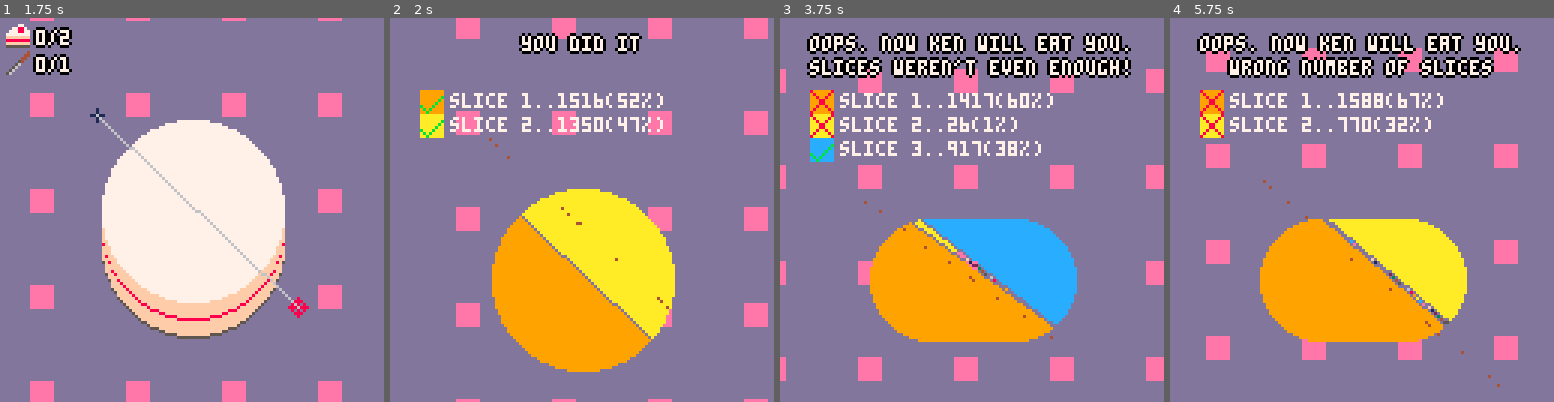
Above: before the commit, frames 1-4 (left to right).
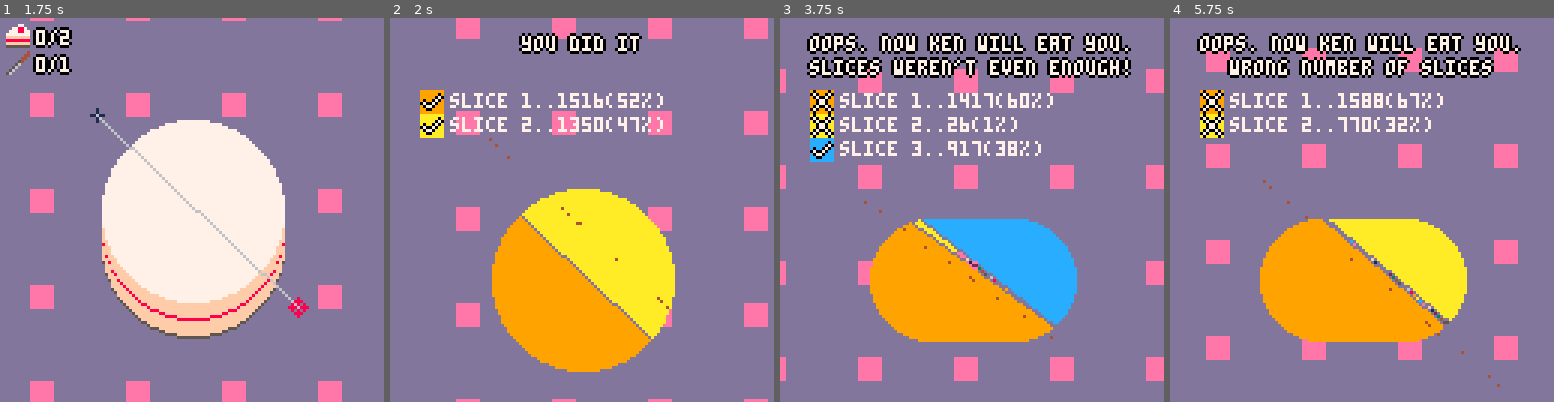
Above: after the commit, the same moments.

Repository: m-r-hunt/Pico-8-Carts
Game: PICO-8 cartridge cakecut.p8
Same seed, same stepped clock (60 frames per second), same inputs: the game is played once before the commit and once after it.
Inputs (mouse positions are in pixels of both pictures, inside the frame that each line leads up to):
- Up to frame 1 (1.75 s): tap X (X key) at 0.33, 1.07 s; click (280, 121) at 0.67 s; tap O (Z key) at 0.7, 1.7 s; click (46, 267) at 1.22 s; hold Right from 1.6 s (still down)
- Up to frame 2 (2 s): keep holding Right; click (497, 114) at 1.77 s; tap X (X key) at 1.85 s
- Up to frame 3 (3.75 s): release Right at 2.1 s; tap O (Z key) every 0.4 s from 2.1 to 3.7 s; hold Up 2.15-2.42 s; click (952, 259) at 2.32 s; hold Right 2.47-3.03 s; click (1014, 106) at 2.87 s; tap X (X key) at 2.97 s; hold Left 3.08-3.58 s; click (1075, 256) at 3.42 s; hold Down from 3.63 s (still down)
- Up to frame 4 (5.75 s): release Down at 3.97 s; click (1231, 102) at 3.97 s; hold Right 4.02-4.68 s; tap X (X key) at 4.08, 5.2 s; tap O (Z key) every 0.4 s from 4.1 to 5.7 s; click (1292, 248) at 4.52 s; hold Up 4.73-5.03 s; click (1354, 94) at 5.07 s; hold Left 5.08-5.68 s; click (1419, 244) at 5.62 s; hold Down from 5.73 s (still down)

Frame 1 is identical in both runs. In frame 2, 0.3% of the frame differs, in the area x 7-15%, y 19-32%; in frame 3, 0.6%, in the area x 7-15%, y 18-38%; in frame 4, 0.5%.

Commit message:
Improve end screen tick/cross.

Diff:
--- a/cakecut.p8
+++ b/cakecut.p8
@@ -225,8 +225,10 @@
   if (slices[s][2]>0) desc=desc.."+"..slices[s][2]
   print("slice "..s..".."..desc.."("..percent.."%)",20,y+1)
   pal()
+  palt(0,false)
+  palt(8,true)
+  spr(slices[s][5] and 28 or 29,10,y)
   palt()
-  spr(slices[s][5] and 28 or 29,10,y)
  end
  pal()
 end
@@ -650,14 +652,14 @@
 888888888888888888888888888888888888888888888888888888888888888888888888888888880000000000888000ddddddddeeeeeeee2828828800000000
 888888888888888888888877888888888888888888888888888888888888888888888888888888880000000000080000ddddddddeeeeeeee3888888300000000
 888888888888888888888878888888888777788888888888888888888888888888888888888888880000000000000000ddddddddeeeeeeee0333333000000000
-88888888888888888888878888888887778888878888888888888888888888888888888888888888000077000000000400000000800000080000000000000000
-88888888888888888888788888888878888888878777788888877888888888888888888888888888007788700000004400000000080000800000000000000000
-8888888888888888888878888888877888888887878877888778788877788888888888888888888807778877000004400000000b008008000000000000000000
-888888888888888888888777778887888888888778888887788878778887888888888888888888887777777700005400000000b0000880000000000000000000
-88888888888888888888888878888788888888878888888788887878887888787777888888888888ffffffff0005600000000b00000880000000000000000000
-888888888888888888888888778887888888887788888878888877888878887878887788888888888888888800560000b000b000008008000000000000000000
-88888888888888888888888877887788888888778888878877778788778887878888878888888888ffffffff056000000b0b0000080000800000000000000000
-88888888888888888888888877888788888888778888887888888788888887788888878888888888555555555600000000b00000800000080000000000000000
+88888888888888888888878888888887778888878888888888888888888888888888888888888888000077000000000488888888808888080000000000000000
+88888888888888888888788888888878888888878777788888877888888888888888888888888888007788700000004488888808070880700000000000000000
+88888888888888888888788888888778888888878788778887787888777888888888888888888888077788770000044088888070807007080000000000000000
+88888888888888888888877777888788888888877888888778887877888788888888888888888888777777770000540080880708880770880000000000000000
+88888888888888888888888878888788888888878888888788887878887888787777888888888888ffffffff0005600007007088880770880000000000000000
+88888888888888888888888877888788888888778888887888887788887888787888778888888888888888880056000080770888807007080000000000000000
+88888888888888888888888877887788888888778888878877778788778887878888878888888888ffffffff0560000088008888070880700000000000000000
+88888888888888888888888877888788888888778888887888888788888887788888878888888888555555555600000088888888808888080000000000000000
 88888888888888888888888877888778888788788888887888888878888887788888877888888888000000000000000000000000000000000000000000000000
 88888888888888888888788878888878877788788888888788888887888887888888887888888888000000000000000000000000000000000000000000000000
 88888888888888888887887788888887788888788888888878788888777788888888887888888888000000000000000000000000000000000000000000000000
